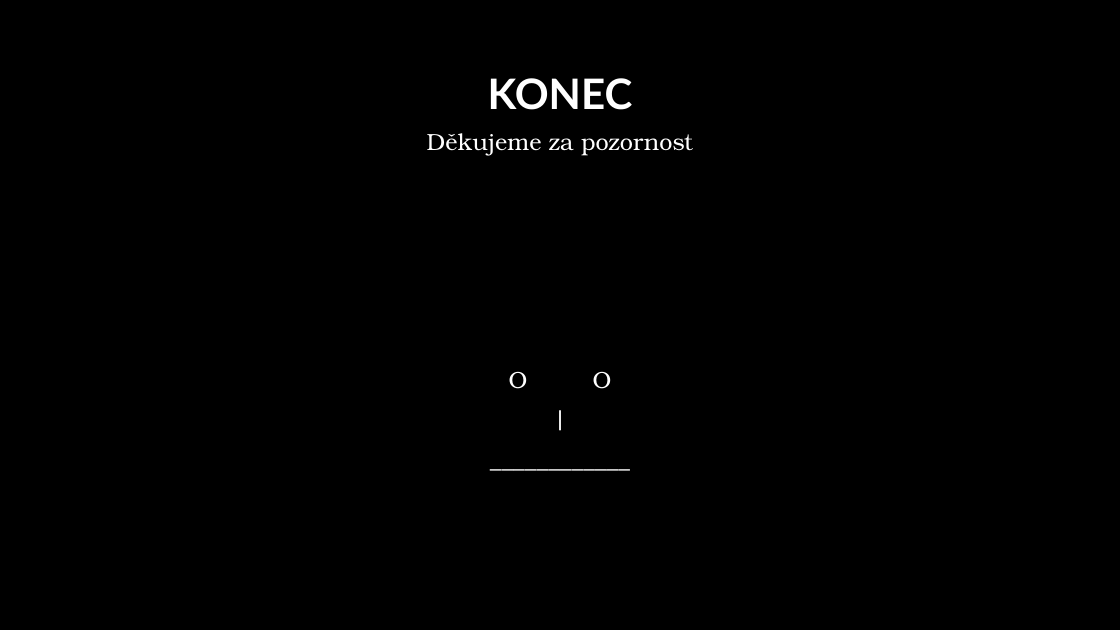
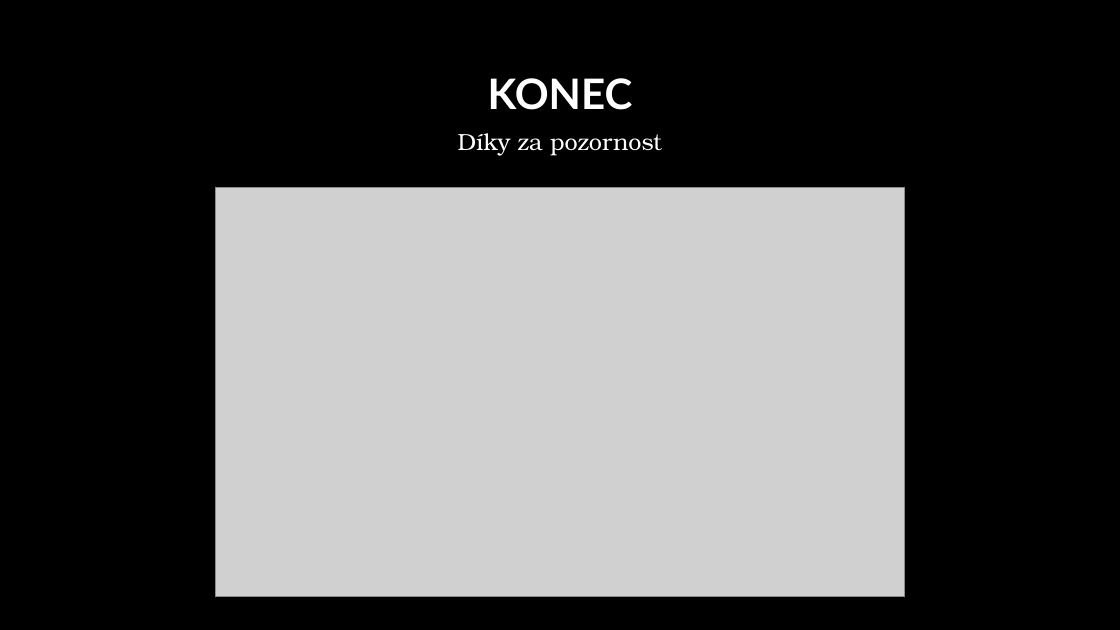
Before and after one commit to Meetsys128/SuperKulisarna-2-Knucles, a slide deck: slide 11 of prezentaceops.pptx. Drawn at 1120x630 pixels with LibreOffice and Linux fonts; fonts in the diff are those of the drawing; grey boxes stand for pictures. Boxes give left, top, right and bottom in pixels: in the first picture for what was removed or moved away, otherwise in the second. Text is boxed around its words. In the diff, an @@ line names an element or a change of style, - is before the commit and + after.

```diff
--- a/prezentaceops.pptx
+++ b/prezentaceops.pptx
@@ text at <box>458,133,662,155</box>: text changed @@
-Děkujeme za pozornost
+Díky za pozornost
@@ picture added at <box>215,187,905,597</box> @@
```
Also in this commit, not shown: 4 other slides changed.
